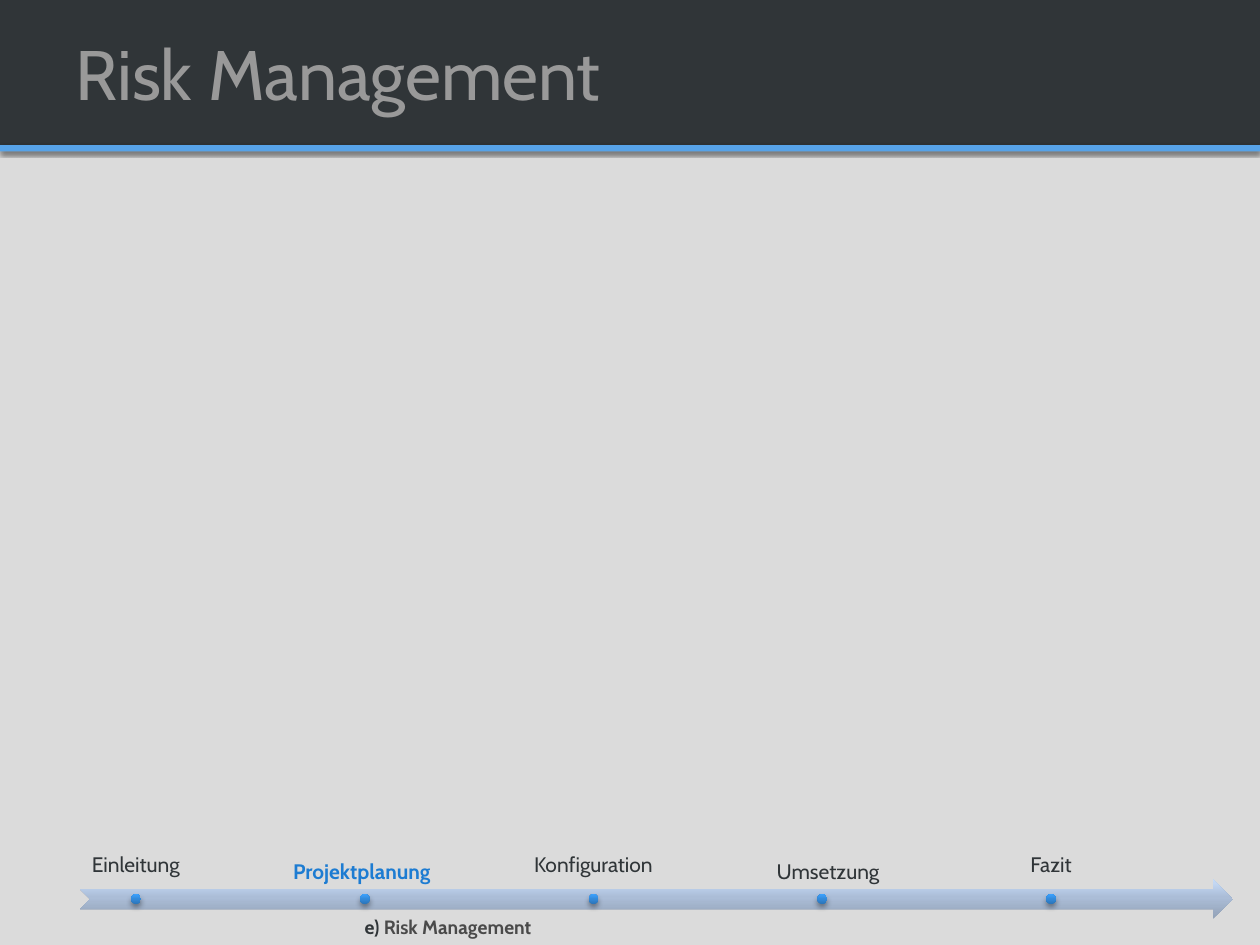
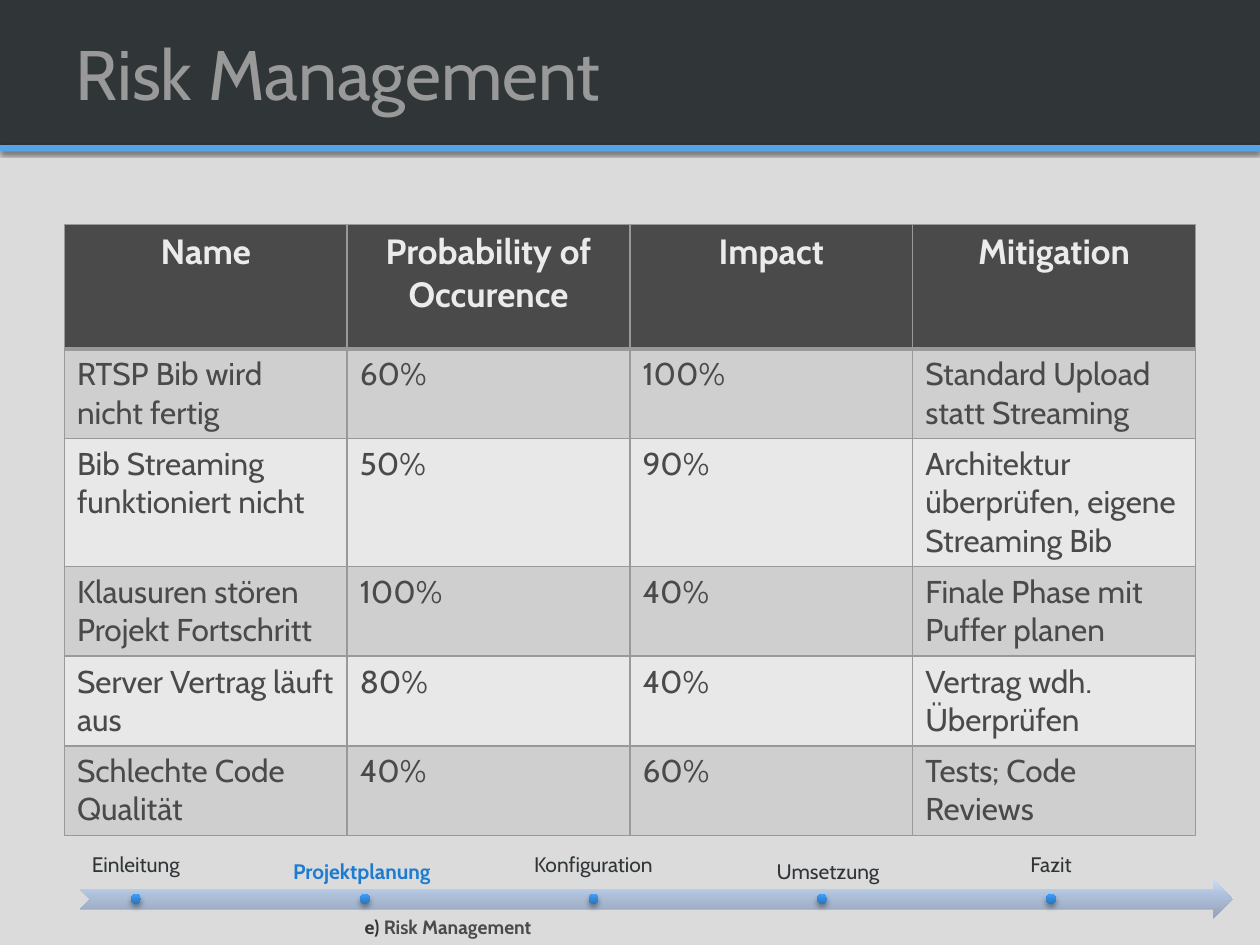
Before and after one commit to SAS-Systems/Unveiled-Documentation, a slide deck: slide 15 of Unveiled_FinalPresentation_V0.2.pptx. Drawn at 1260x945 pixels with LibreOffice and Linux fonts; fonts in the diff are those of the drawing; background and template pictures are left out. Boxes give left, top, right and bottom in pixels: in the first picture for what was removed or moved away, otherwise in the second. Text is boxed around its words. In the diff, an @@ line names an element or a change of style, - is before the commit and + after.

Commit message:
Updated Final Presentation

```diff
--- a/Unveiled_FinalPresentation_V0.2.pptx
+++ b/Unveiled_FinalPresentation_V0.2.pptx
@@ table added at (x1=64, y1=224, x2=1193, y2=828), 6 rows, 4 columns @@
+Name | Probability of Occurence | Impact | Mitigation
+RTSP Bib wird nicht fertig | 60% | 100% | Standard Upload statt Streaming
+Bib Streaming funktioniert nicht | 50% | 90% | Architektur überprüfen, eigene Streaming Bib
+Klausuren stören Projekt Fortschritt | 100% | 40% | Finale Phase mit Puffer planen
+Server Vertrag läuft aus | 80% | 40% | Vertrag wdh. Überprüfen
+Schlechte Code Qualität | 40% | 60% | Tests; Code Reviews
```
Also in this commit, not shown: 9 other slides changed.
